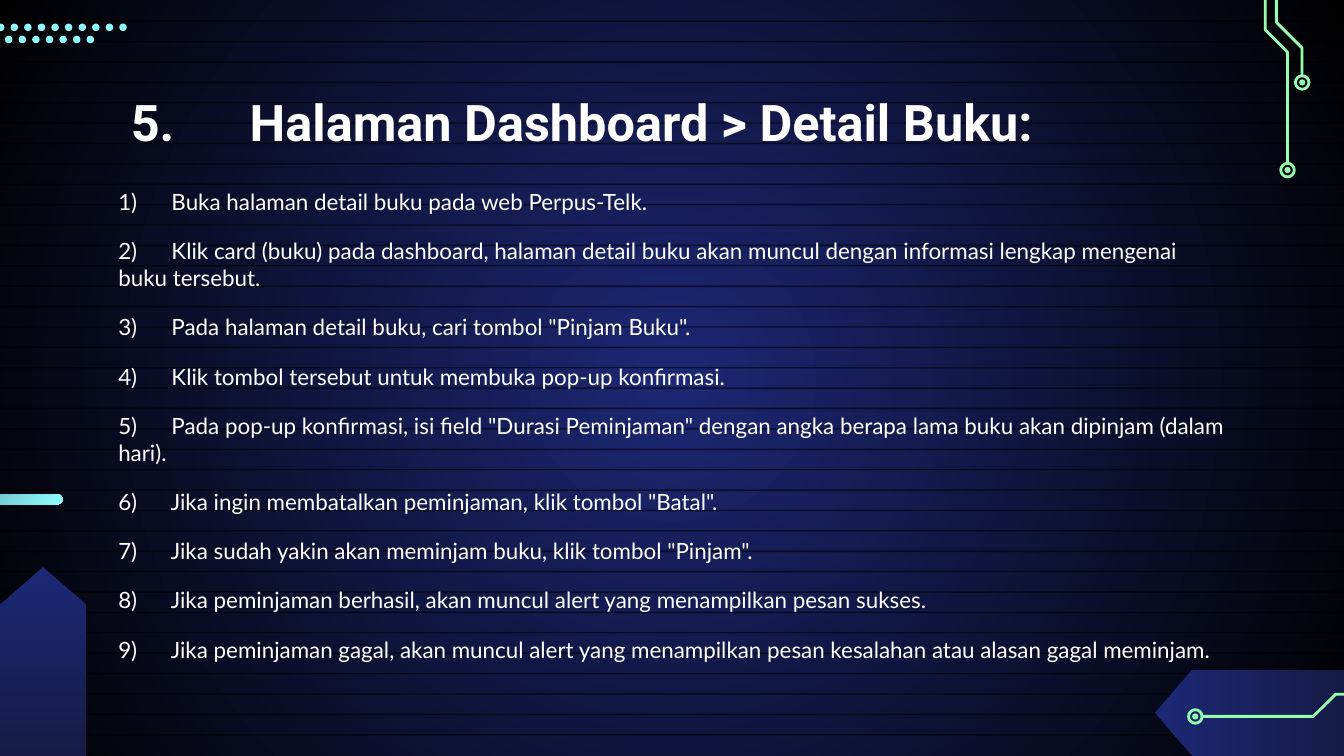
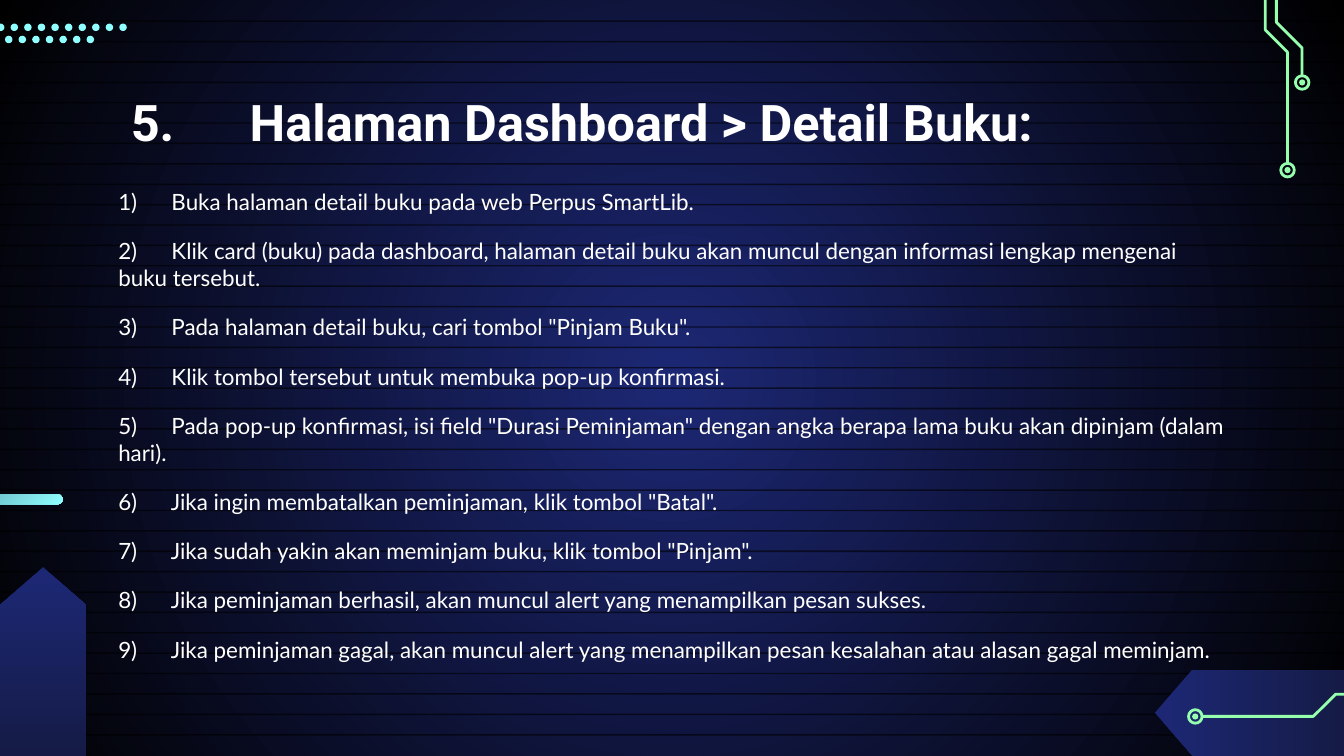
Before and after one commit to Xullfikar/Sevima-SmartLib, a slide deck: slide 64 of static/Presentation SmartLib.pptx. Drawn at 1344x756 pixels with LibreOffice and Linux fonts; fonts in the diff are those of the drawing. Boxes give left, top, right and bottom in pixels: in the first picture for what was removed or moved away, otherwise in the second. Text is boxed around its words. In the diff, an @@ line names an element or a change of style, - is before the commit and + after.

Commit message:
finish

```diff
--- a/static/Presentation SmartLib.pptx
+++ b/static/Presentation SmartLib.pptx
@@ text at (118,193,694,214): text changed @@
-1) Buka halaman detail buku pada web Perpus-Telk.
+1) Buka halaman detail buku pada web Perpus SmartLib.
```
